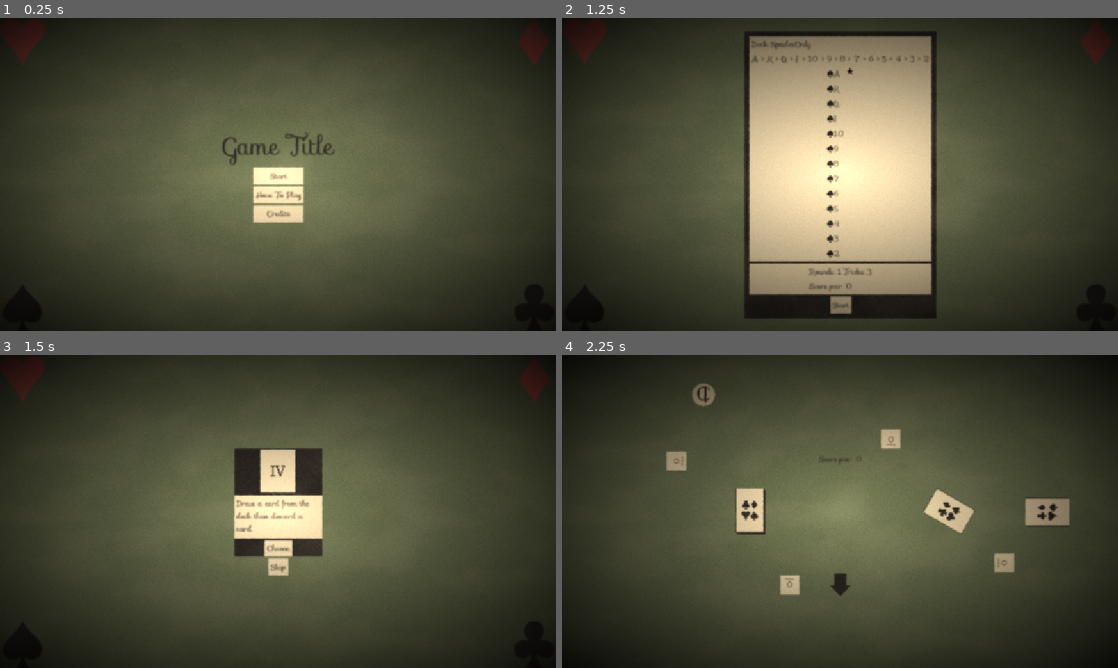
Above: before the commit, frames 1-4 (two rows, left to right).
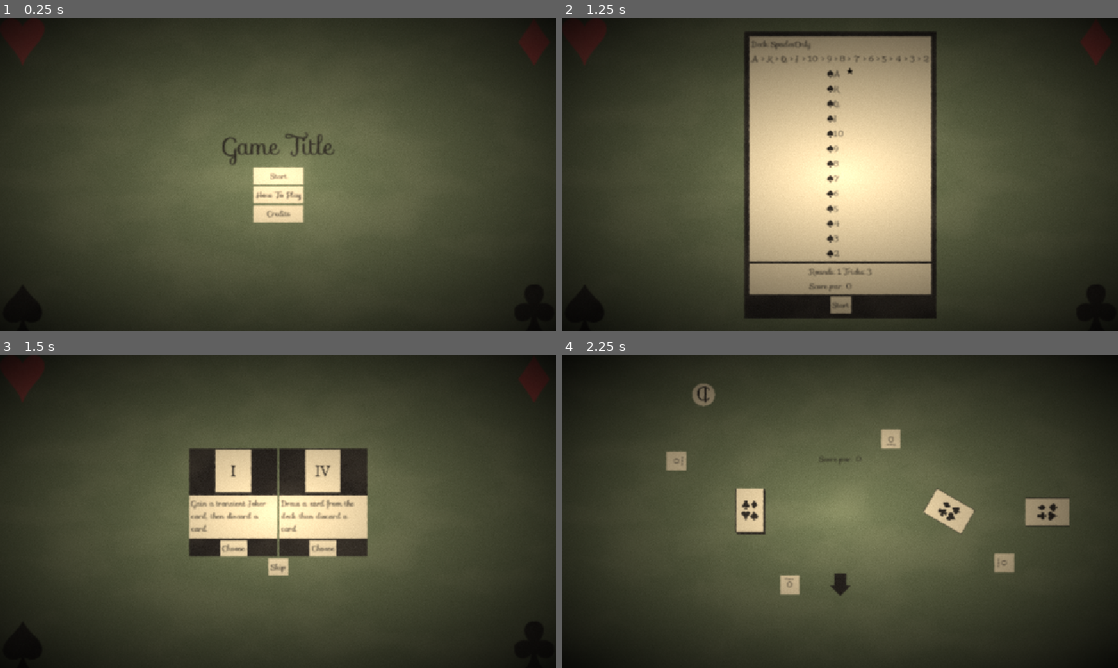
Above: after the commit, the same moments.

Repository: CMurtagh-LGTM/brackeys25.2
Game: Godot game, scene res://Main.tscn
Two runs of this game, one before a commit and one after it. Both use one fixed random seed, a clock stepped at 60 frames per second and the inputs below.
Inputs:
- Up to frame 1 (0.25 s): no input
- Up to frame 2 (1.25 s): click "Start" at 0.5 s
- Up to frame 3 (1.5 s): click "Start" at 1.25 s
- Up to frame 4 (2.25 s): click "Skip" at 2 s

Frames 1-2 are identical in both runs. In frame 3, 8.5% of the frame differs, in the area x 33-67%, y 29-65%; in frame 4, nothing differs.

Commit message:
juggler triumph

Diff:
--- a/Card/Card.gd
+++ b/Card/Card.gd
@@ -31,6 +31,7 @@
 var _can_play: CanPlay = CanPlay.NONE
 var _highlight: Color
 var _highlighted: bool = false
+var _transient: bool = false
 
 signal clicked
 signal hovered
@@ -106,6 +107,10 @@
 	_highlighted = false
 	_update_revealed()
 
+## Transient cards cannot be added to the deck
+func transient() -> bool:
+	return _transient
+
 func _update_revealed() -> void:
 	_face.visible = _revealed
 	_back.visible = !_revealed
@@ -149,9 +154,10 @@
 		return
 
 const card_scene: PackedScene = preload("res://Card/Card.tscn")
-static func instantiate(card_info: CardInfo) -> Card:
+static func instantiate(card_info: CardInfo, transient_: bool = false) -> Card:
 	var card: Card = card_scene.instantiate()
 	card._info = card_info
+	card._transient = transient_
 	return card
 
 func _on_mouse_area_input_event(_viewport:Node, event:InputEvent, _shape_idx:int) -> void:
--- a/Deck/Deck.gd
+++ b/Deck/Deck.gd
@@ -11,6 +11,7 @@
 func add_cards(cards: Array[Card]) -> void:
 	for card: Card in cards:
 		card.conceal()
+	cards = cards.filter(func(card: Card) -> bool: return not card.transient())
 	await _cards.append(cards)
 
 func reset() -> void:
--- a/GameManager/GameManager.gd
+++ b/GameManager/GameManager.gd
@@ -19,6 +19,7 @@
 @onready var _win_condition: Node2D = $WinCondition
 @onready var _win_condition_label: Label = $WinCondition/Label
 @onready var _triumph_chooser: TriumphChooser = $TriumphChooser
+@onready var _origin: Node2D = $Origin
 
 @onready var _pips: Array[Sprite2D] = [$Pips/Pip0, $Pips/Pip1, $Pips/Pip2, $Pips/Pip3, $Pips/Pip4]
 
@@ -121,7 +122,7 @@
 	return GameState.new(_trump, _trick.lead_suit(_trump), _deck.deck_info, _trick.get_cards(), _trick.card_count() == _hands.size() - 1)
 
 func _calculate_triumph_game_state() -> TriumphGameState:
-	return TriumphGameState.new(_hands[0], _deck, _discard_pile)
+	return TriumphGameState.new(_hands[0], _deck, _discard_pile, _origin)
 
 func _on_hand_play(card: Card) -> void:
 	_hands[_current_hand].lose_turn()
@@ -196,18 +197,26 @@
 	_triumphs_before_bid()
 
 func _triumphs_before_bid() -> void:
+	_point_to_hand(_hand_index_to_compass(0))
 	var triumphs_before_bid: Array[Triumph] = []
 	var game_state := _calculate_triumph_game_state()
+
 	for triumph: Triumph in _triumphs:
 		if not triumph.has_before_bid(game_state):
 			continue
 		triumphs_before_bid.append(triumph)
-	if not triumphs_before_bid.is_empty():
+
+	while not triumphs_before_bid.is_empty():
 		_triumph_chooser.visible = true
 		var triumph: Triumph = await _triumph_chooser.choose(triumphs_before_bid, 0.75)
+		_triumph_chooser.visible = false
+
+		triumphs_before_bid.erase(triumph)
+
 		if triumph != null:
 			await triumph.before_bid(game_state)
-		_triumph_chooser.visible = false
+		else:
+			break
 	_start_bid()
 
 func _start_bid() -> void:
@@ -366,6 +375,7 @@
 	_bid_info.position = globals.viewport_center()
 	_discard_pile.position = globals.viewport_center() + _discard_pile_position_offset
 	_win_condition.position = globals.viewport_center() + _win_condition_position_offset
+	_origin.position = globals.viewport_center()
 
 	if _turnup:
 		_turnup.position = globals.viewport_center() + _turnup_position_offset
--- a/GameManager/GameManager.tscn
+++ b/GameManager/GameManager.tscn
@@ -136,3 +136,5 @@
 
 [node name="TriumphChooser" parent="." instance=ExtResource("10_nhcvl")]
 visible = false
+
+[node name="Origin" type="Node2D" parent="."]
--- a/GameManager/TriumphGameState.gd
+++ b/GameManager/TriumphGameState.gd
@@ -4,8 +4,10 @@
 var player: Hand
 var deck: Deck
 var discard_pile: Stack
+var origin: Node2D
 
-func _init(player_: Hand, deck_: Deck, discard_pile_: Stack) -> void:
+func _init(player_: Hand, deck_: Deck, discard_pile_: Stack, origin_) -> void:
 	player = player_
 	deck = deck_
 	discard_pile = discard_pile_
+	origin = origin_
--- a/Hand/Hand.gd
+++ b/Hand/Hand.gd
@@ -43,6 +43,10 @@
 	if _ai == null:
 		card.clicked.connect(_on_card_clicked.bind(card))
 		card.hovered.connect(_on_card_hovered.bind(card))
+
+		if _turn_game_state != null and card.get_bower(_turn_game_state.trump):
+			card.highlight(card.get_bower_colour())
+
 	_position_cards()
 
 func remove_card(card: Card) -> void:
--- /dev/null
+++ b/Resources/Triumph/Juggler.tres
@@ -0,0 +1,18 @@
+[gd_resource type="Resource" script_class="TriumphInfo" load_steps=6 format=3 uid="uid://b6eaahwkvuxeo"]
+
+[ext_resource type="Script" uid="uid://chanul83o6q5u" path="res://Triumph/TriumphInfo.gd" id="1_o32po"]
+[ext_resource type="Resource" uid="uid://cc7jga06gv7a8" path="res://Resources/Cards/Joker.tres" id="1_vn1ja"]
+[ext_resource type="Script" uid="uid://dvb5dodkuhx3o" path="res://Triumph/TriumphAction/MaterialiseAction.gd" id="2_ihh6r"]
+[ext_resource type="Texture2D" uid="uid://dnnwl6n3cry2n" path="res://Assets/Characters/I.svg" id="4_njhjn"]
+
+[sub_resource type="Resource" id="Resource_7wfuk"]
+script = ExtResource("2_ihh6r")
+card_info = ExtResource("1_vn1ja")
+metadata/_custom_type_script = "uid://dvb5dodkuhx3o"
+
+[resource]
+script = ExtResource("1_o32po")
+texture = ExtResource("4_njhjn")
+description = "Gain a transient Joker card, then discard a card."
+action = SubResource("Resource_7wfuk")
+metadata/_custom_type_script = "uid://chanul83o6q5u"
--- /dev/null
+++ b/Triumph/TriumphAction/MaterialiseAction.gd
@@ -0,0 +1,14 @@
+class_name MaterialiseAction
+extends TriumphAction
+
+@export var card_info: CardInfo
+
+func before_bid(state: TriumphGameState) -> void:
+	var card: Card = Card.instantiate(card_info, true)
+	var hand_size:int = state.player.get_hand_size()
+	state.origin.add_child(card)
+	await state.player.add_card(card)
+	await state.discard_pile.append(await state.player.player_discard(hand_size, "Discard"))
+
+func has_before_bid(_state: TriumphGameState) -> bool:
+	return true
Not shown, added: Triumph/TriumphAction/MaterialiseAction.gd.uid
